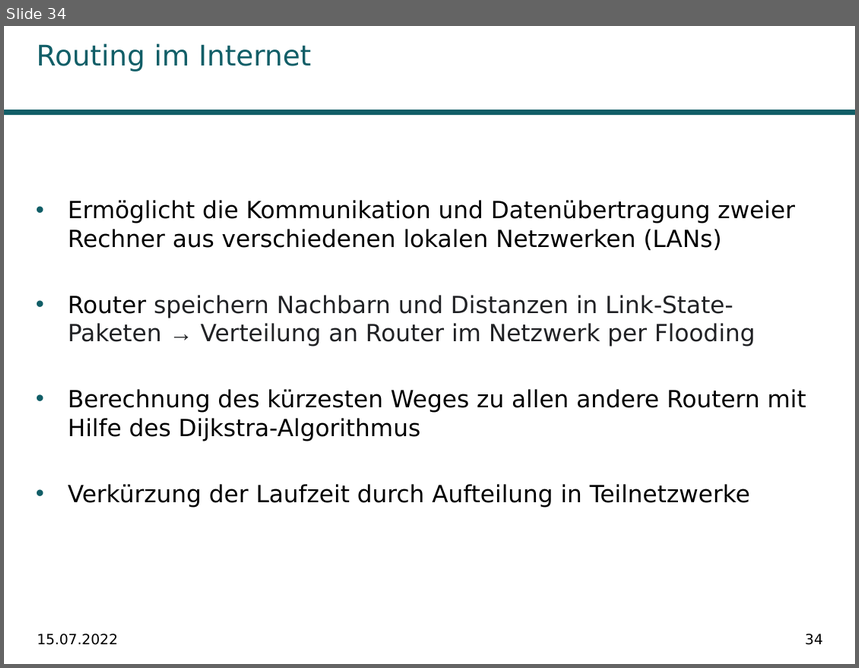
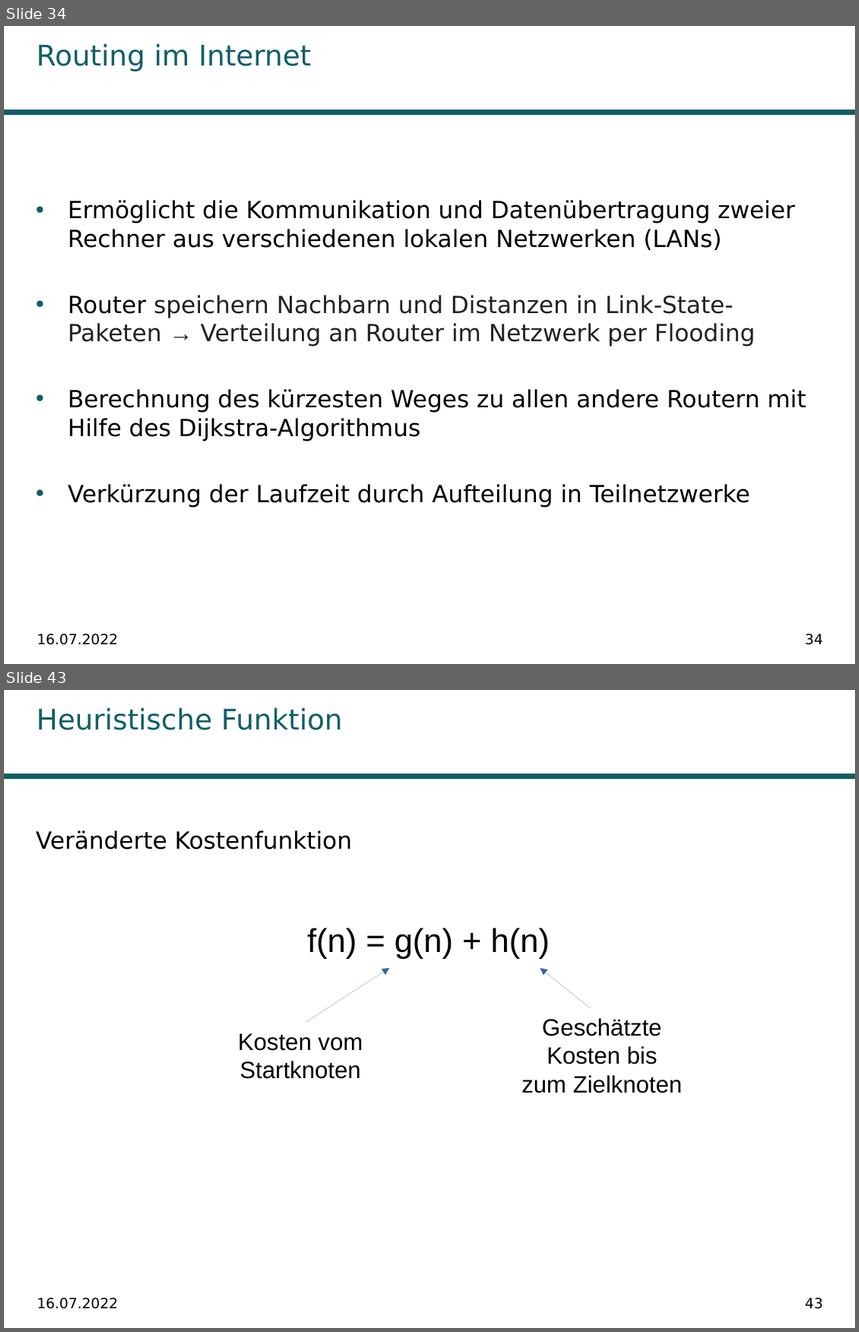
Before and after one commit to Kage0x3B/wissenschaftliches-arbeiten-praesentation, a slide deck: Präsentation Pfadplanungsalgorithmen.pptx. Shown one above the other, each under a label of ours: slide 34 before the commit, slides 34 and 43 after it; the slides between them are not shown. The pictures are 859x668 and 859x1332 pixels, drawn with LibreOffice and Linux fonts; fonts in the diff are those of the drawing; background and template pictures are left out. Boxes give left, top, right and bottom in pixels: in the first picture for what was removed or moved away, otherwise in the second. Text is boxed around its words. In the diff, an @@ line names an element or a change of style, - is before the commit and + after.

```diff
--- a/Präsentation Pfadplanungsalgorithmen.pptx
+++ b/Präsentation Pfadplanungsalgorithmen.pptx
@@ slide 43 added at [4,690,855,1328], background #FFFFFF; not listed: 1 template element that a slide beside it also shows @@
@@ title added at [37,707,343,730], 24 pt, text #115E67 @@
+Heuristische Funktion
@@ text added at [36,831,352,850], 20 pt, text #000000 @@
+Veränderte Kostenfunktion
@@ text added at [307,928,550,959], 28 pt, text #000000 @@
+f(n) = g(n) + h(n)
@@ arrow added from (305, 1023) to (389, 968), #3465A4 0 pt @@
@@ arrow added from (591, 1008) to (541, 968), #3465A4 0 pt @@
@@ text added at [522,1018,683,1094], 20 pt, text #000000 @@
+Geschätzte Kosten bis zum Zielknoten
@@ text added at [238,1034,363,1079], 20 pt, text #000000 @@
+Kosten vom Startknoten
@@ text added at [37,1298,118,1309], 12 pt, text #000000 @@
+16.07.2022
@@ page number added at [805,1298,823,1309], 12 pt, text #000000 @@
+43
@@ slide 34 changed as well @@
@@ text at [37,634,118,645]: text changed @@
-15.07.2022
+16.07.2022
```
Also in this commit, not shown: 26 other slides changed, 12 other slides added, 3 other files.
